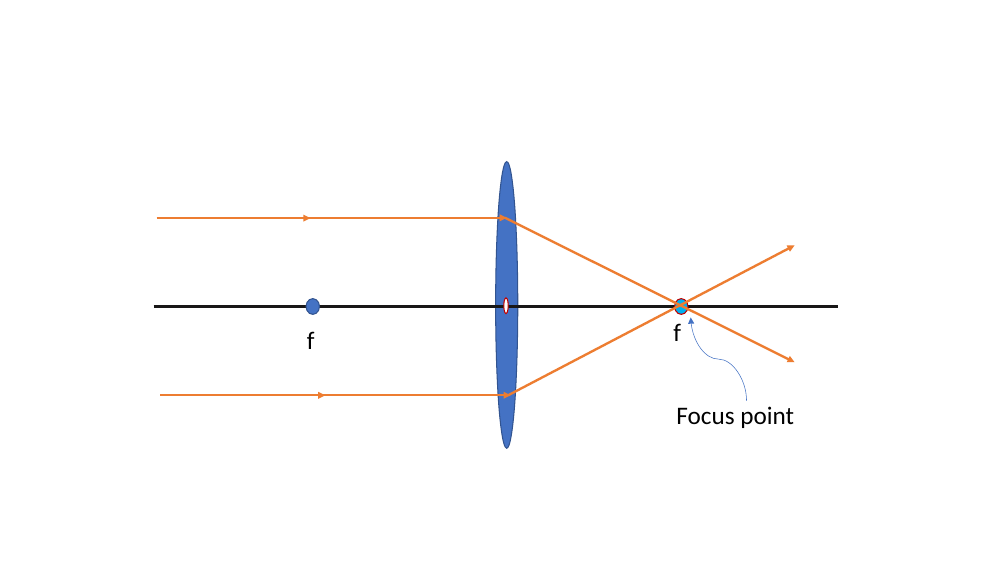
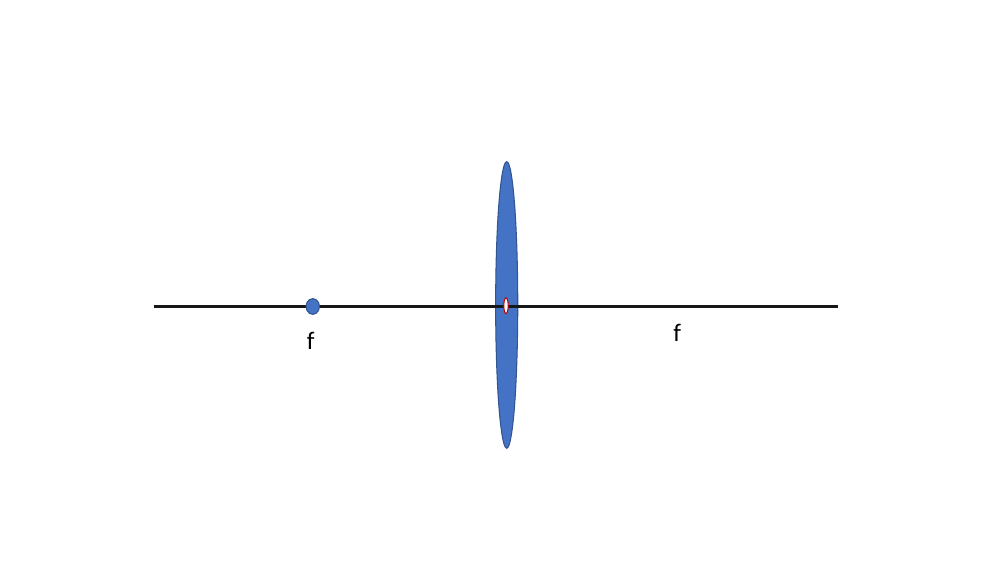
Before and after one commit to Physicspros/nucatom.gihub.io, a slide deck: slide 7 of science/lenses/l.pptx (slide 5 before the commit). Drawn at 1008x567 pixels with LibreOffice and Linux fonts; fonts in the diff are those of the drawing. Boxes give left, top, right and bottom in pixels: in the first picture for what was removed or moved away, otherwise in the second. Text is boxed around its words. In the diff, an @@ line names an element or a change of style, - is before the commit and + after.

```diff
--- a/science/lenses/l.pptx
+++ b/science/lenses/l.pptx
@@ arrow removed from (505, 218) to (795, 362) @@
@@ arrow removed from (508, 395) to (795, 246) @@
@@ ellipse removed at <box>675,299,688,315</box> @@
@@ curved arrow removed from (747, 401) to (691, 318) @@
@@ group removed at <box>157,218,510,395</box>: 4 arrows @@
@@ text removed at <box>676,406,794,428</box> @@
-Focus point
```
Also in this commit, not shown: 2 slides added, 2 other files.
